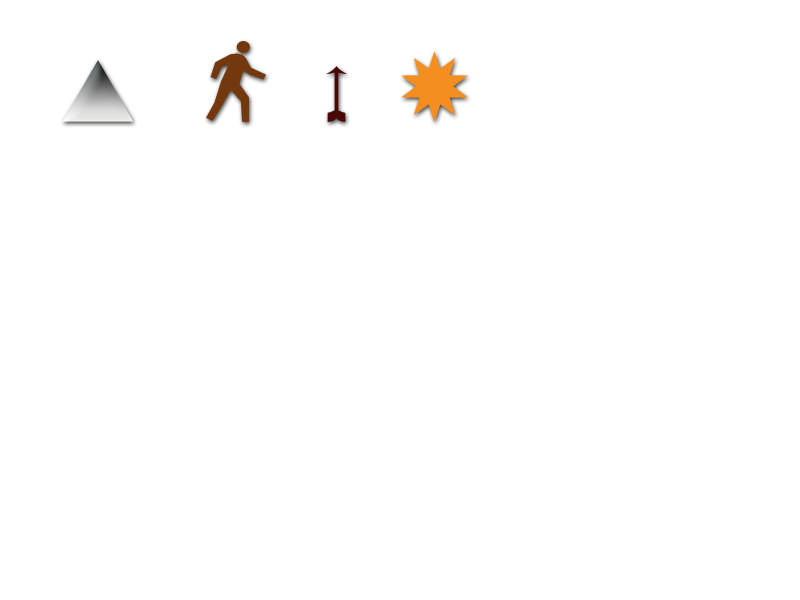
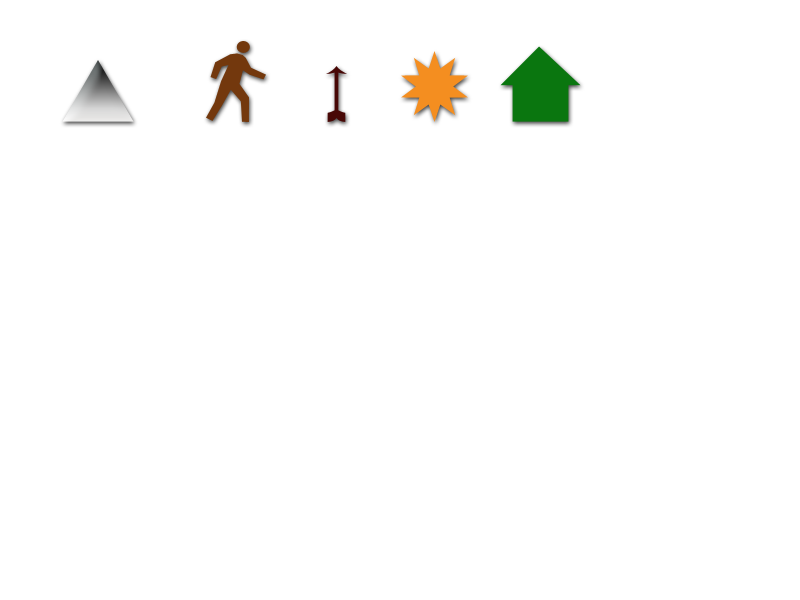
Layer changes from the first 800 × 600 image to the second:
added layer "Shape 5" above "Shape 4" over [500,46,581,122]
